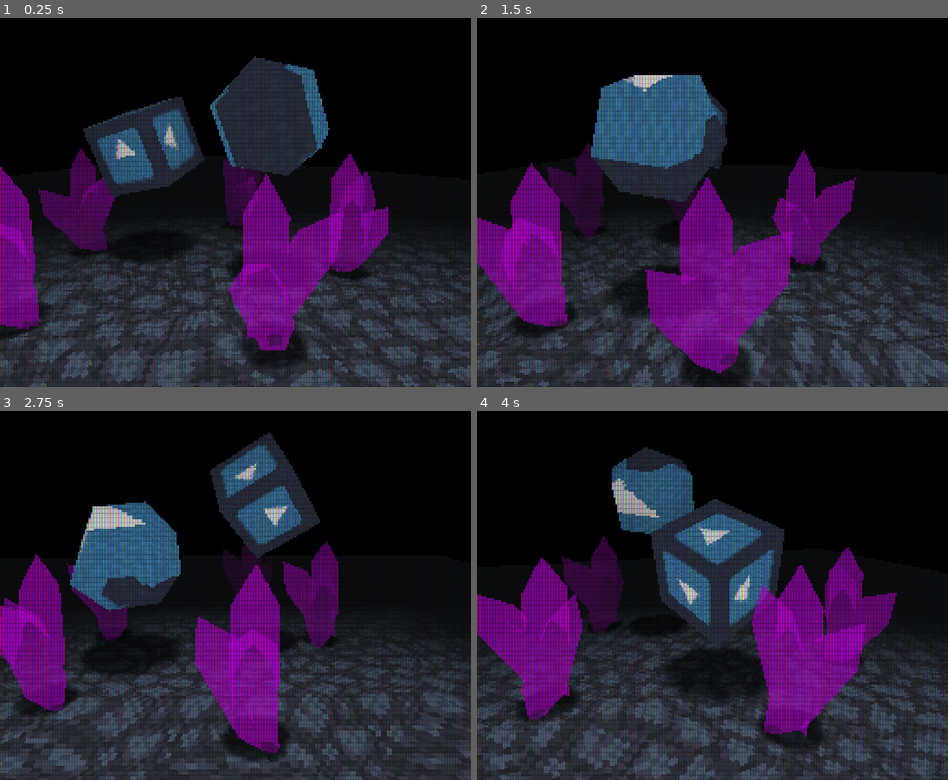
Above: before the commit, frames 1-4 (two rows, left to right).
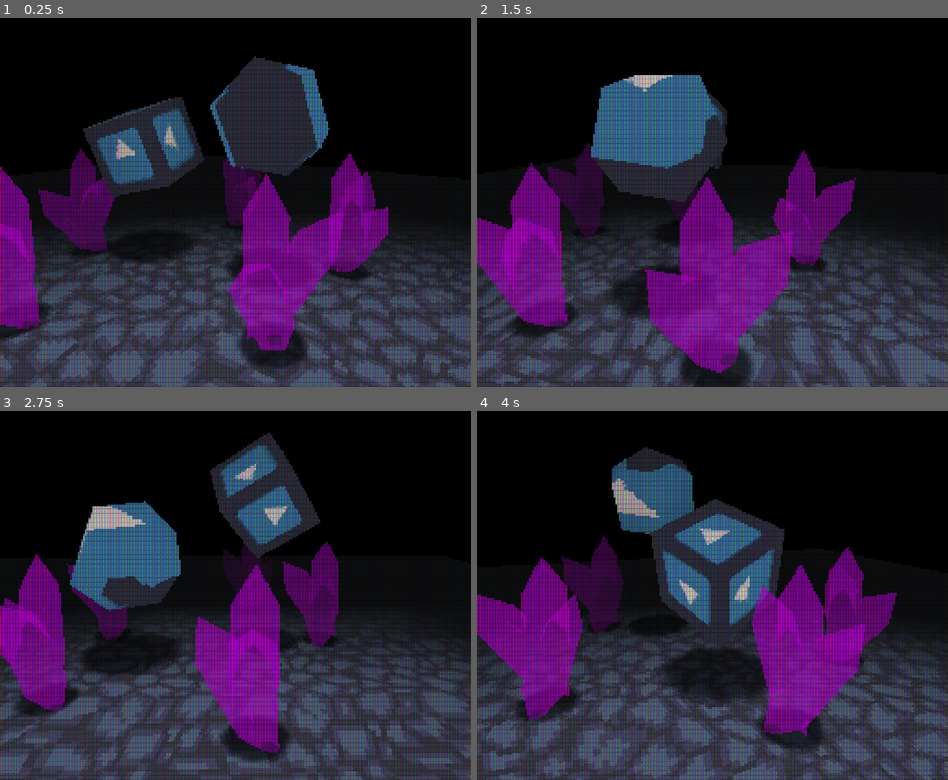
Above: after the commit, the same moments.

Repository: MenacingMecha/godot-psx-style-demo
Game: Godot game, scene res://post_process_viewport.tscn
Same seed, same stepped clock (60 frames per second), same inputs: the game is played once before the commit and once after it. The engine's default icon, where the game draws it, is replaced by a stand-in: a white triangle on a blue panel in a dark square.
Inputs:
- Up to frame 1 (0.25 s): no input
- Up to frame 2 (1.5 s): no input
- Up to frame 3 (2.75 s): no input
- Up to frame 4 (4 s): no input

The runs differ from the first frame. In frame 1, 6.5% of the frame differs, in the area x 0-100%, y 62-100%; in frame 2, 5.3%; in frame 3, 6.1%; in frame 4, 6.3%.

Commit message:
Refactored psx_lit.shader and associated materials

Diff:
--- a/floor.tres
+++ b/floor.tres
@@ -5,12 +5,12 @@
 
 [resource]
 shader = ExtResource( 1 )
-shader_param/color = Color( 0.592157, 0.631373, 0.729412, 1 )
-shader_param/specular_intensity = null
-shader_param/resolution = 128.0
-shader_param/cull_distance = 100.0
+shader_param/color = Color( 0.72549, 0.772549, 0.890196, 1 )
 shader_param/uv_scale = Vector2( 10, 10 )
 shader_param/uv_offset = Vector2( 0, 0 )
-shader_param/dither_resolution = Vector2( 32, 32 )
-shader_param/dither_intensity = 0.2
+shader_param/vertex_resolution = 128.0
+shader_param/cull_distance = 100.0
+shader_param/dither_resolution = 1.0
+shader_param/dither_intensity = 0.03
+shader_param/color_depth = 15
 shader_param/albedoTex = ExtResource( 2 )
--- a/object_mat.tres
+++ b/object_mat.tres
@@ -6,11 +6,11 @@
 [resource]
 shader = ExtResource( 1 )
 shader_param/color = Color( 1, 0.996078, 0.996078, 1 )
-shader_param/specular_intensity = 0.0
-shader_param/resolution = 128.0
-shader_param/cull_distance = 100.0
 shader_param/uv_scale = Vector2( 1, 1 )
 shader_param/uv_offset = Vector2( 0, 0 )
-shader_param/dither_resolution = Vector2( 32, 32 )
-shader_param/dither_intensity = 0.1
+shader_param/vertex_resolution = 128.0
+shader_param/cull_distance = 100.0
+shader_param/dither_resolution = 1.0
+shader_param/dither_intensity = 0.03
+shader_param/color_depth = 15
 shader_param/albedoTex = ExtResource( 2 )
--- a/shaders/psx_lit.shader
+++ b/shaders/psx_lit.shader
@@ -1,32 +1,19 @@
 shader_type spatial;
-render_mode skip_vertex_transform, diffuse_lambert_wrap, specular_phong, vertex_lighting;
+render_mode skip_vertex_transform, diffuse_lambert_wrap, vertex_lighting;
 
 uniform vec4 color : hint_color;
 uniform sampler2D albedoTex : hint_albedo;
-uniform float specular_intensity : hint_range(0, 1);
-uniform float resolution = 256;
-uniform float cull_distance = 5;
 uniform vec2 uv_scale = vec2(1.0, 1.0);
 uniform vec2 uv_offset = vec2(.0, .0);
-uniform vec2 dither_resolution = vec2(32, 32);
-uniform float dither_intensity = 0.1;
+uniform float vertex_resolution = 128;
+uniform float cull_distance = 50;
+uniform float dither_resolution = 1;
+uniform float dither_intensity = 0.03;
+uniform int color_depth = 15;
 
 varying vec4 vertex_coordinates;
 
-void vertex() {
-	UV = UV * uv_scale + uv_offset;
-
-	float vertex_distance = length((MODELVIEW_MATRIX * vec4(VERTEX, 1.0)));
-
-	VERTEX = (MODELVIEW_MATRIX * vec4(VERTEX, 1.0)).xyz;
-	float vPos_w = (PROJECTION_MATRIX * vec4(VERTEX, 1.0)).w;
-	VERTEX.xy = vPos_w * floor(resolution * VERTEX.xy / vPos_w) / resolution;
-	vertex_coordinates = vec4(UV * VERTEX.z, VERTEX.z, .0);
-
-	if (vertex_distance > cull_distance)
-		VERTEX = vec3(.0);
-}
-
+// https://gist.github.com/jw-0/9486042b5343c1f4f90451de7f4ef86e
 float dither4x4(vec2 position, float brightness)
 {
 	float x = floor(mod(position.x, 4));
@@ -37,32 +24,50 @@
 	if(x < 8.0)
 	{
 		if (index == float(0))  { limit = 0.0625; }
-		if (index == float(1))  { limit = 0.5625; }
-		if (index == float(2))  { limit = 0.1875; }
-		if (index == float(3))  { limit = 0.6875; }
-		if (index == float(4))  { limit = 0.8125; }
-		if (index == float(5))  { limit = 0.3125; }
-		if (index == float(6))  { limit = 0.9375; }
-		if (index == float(7))  { limit = 0.4375; }
-		if (index == float(8))  { limit = 0.25;   }
-		if (index == float(9))  { limit = 0.75;   }
-		if (index == float(10)) { limit = 0.125;  }
-		if (index == float(11)) { limit = 0.625;  }
-		if (index == float(12)) { limit = 1.0;    }
-		if (index == float(13)) { limit = 0.5;    }
-		if (index == float(14)) { limit = 0.875;  }
-		if (index == float(15)) { limit = 0.375;  }
+		else if (index == float(1))  { limit = 0.5625; }
+		else if (index == float(2))  { limit = 0.1875; }
+		else if (index == float(3))  { limit = 0.6875; }
+		else if (index == float(4))  { limit = 0.8125; }
+		else if (index == float(5))  { limit = 0.3125; }
+		else if (index == float(6))  { limit = 0.9375; }
+		else if (index == float(7))  { limit = 0.4375; }
+		else if (index == float(8))  { limit = 0.25;   }
+		else if (index == float(9))  { limit = 0.75;   }
+		else if (index == float(10)) { limit = 0.125;  }
+		else if (index == float(11)) { limit = 0.625;  }
+		else if (index == float(12)) { limit = 1.0;    }
+		else if (index == float(13)) { limit = 0.5;    }
+		else if (index == float(14)) { limit = 0.875;  }
+		else if (index == float(15)) { limit = 0.375;  }
 	}
-	float _out = 1.0;
-	if (brightness < limit) { _out = 0.0; }
-	return _out;
+	return brightness < limit ? 1.0 : 0.0;
 }
 
-void fragment() {
-	vec4 tex = texture(albedoTex, vertex_coordinates.xy / vertex_coordinates.z);
-	vec3 luminosity = vec3(.299, 0.587, 0.114);
+// https://stackoverflow.com/a/42470600
+vec4 band_color(vec4 _color, int num_of_colors)
+{
+	vec4 num_of_colors_vec = vec4(float(num_of_colors));
+	return floor(_color * num_of_colors_vec) / num_of_colors_vec;
+}
+
+// https://github.com/marmitoTH/godot-psx-shaders/
+void vertex()
+{
+	UV = UV * uv_scale + uv_offset;
+	float vertex_distance = length((MODELVIEW_MATRIX * vec4(VERTEX, 1.0)));
+	VERTEX = (MODELVIEW_MATRIX * vec4(VERTEX, 1.0)).xyz;
+	float vPos_w = (PROJECTION_MATRIX * vec4(VERTEX, 1.0)).w;
+	VERTEX.xy = vPos_w * floor(vertex_resolution * VERTEX.xy / vPos_w) / vertex_resolution;
+	vertex_coordinates = vec4(UV * VERTEX.z, VERTEX.z, .0);
+	VERTEX = vertex_distance > cull_distance ? vec3(.0) : VERTEX;
+}
+
+void fragment()
+{
+	vec4 tex = texture(albedoTex, vertex_coordinates.xy / vertex_coordinates.z) * color;
+	const vec3 luminosity = vec3(.299, 0.587, 0.114);
 	float luma = dot(tex.rgb, luminosity);
-	vec4 dither = tex*color*vec4(vec3(dither4x4(dither_resolution*vertex_coordinates.xy / vertex_coordinates.z, luma)), 1);
-	SPECULAR = specular_intensity;
-	ALBEDO = mix(tex.rgb * color.rgb, dither.rgb, dither_intensity);
+	vec4 banded_tex = band_color(tex, color_depth);
+	vec4 checker = vec4(vec3(dither4x4(vec2(dither_resolution) * FRAGCOORD.xy, luma)), 1);
+	ALBEDO = mix(banded_tex, checker, dither_intensity).rgb;
 }
